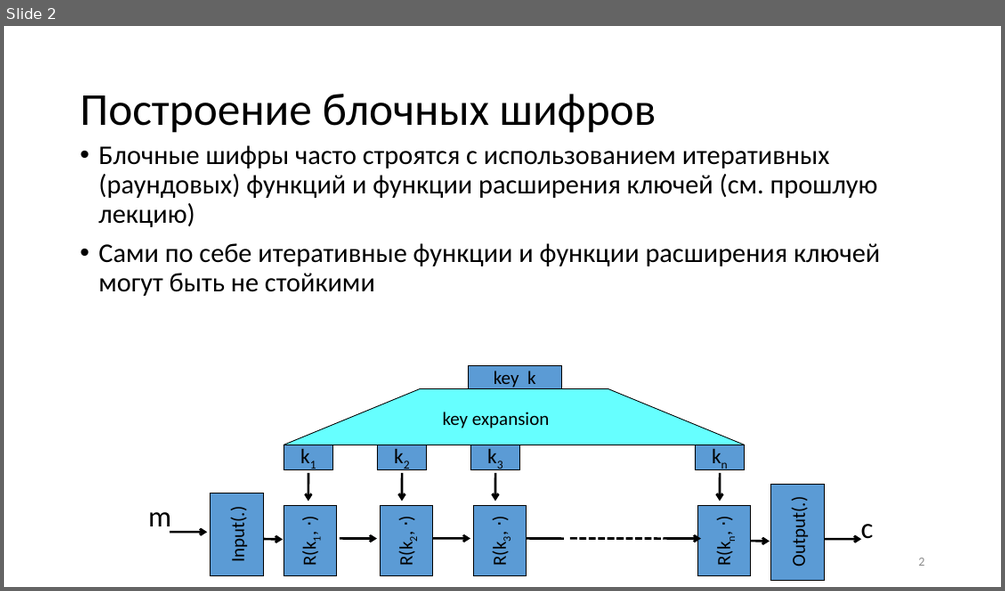
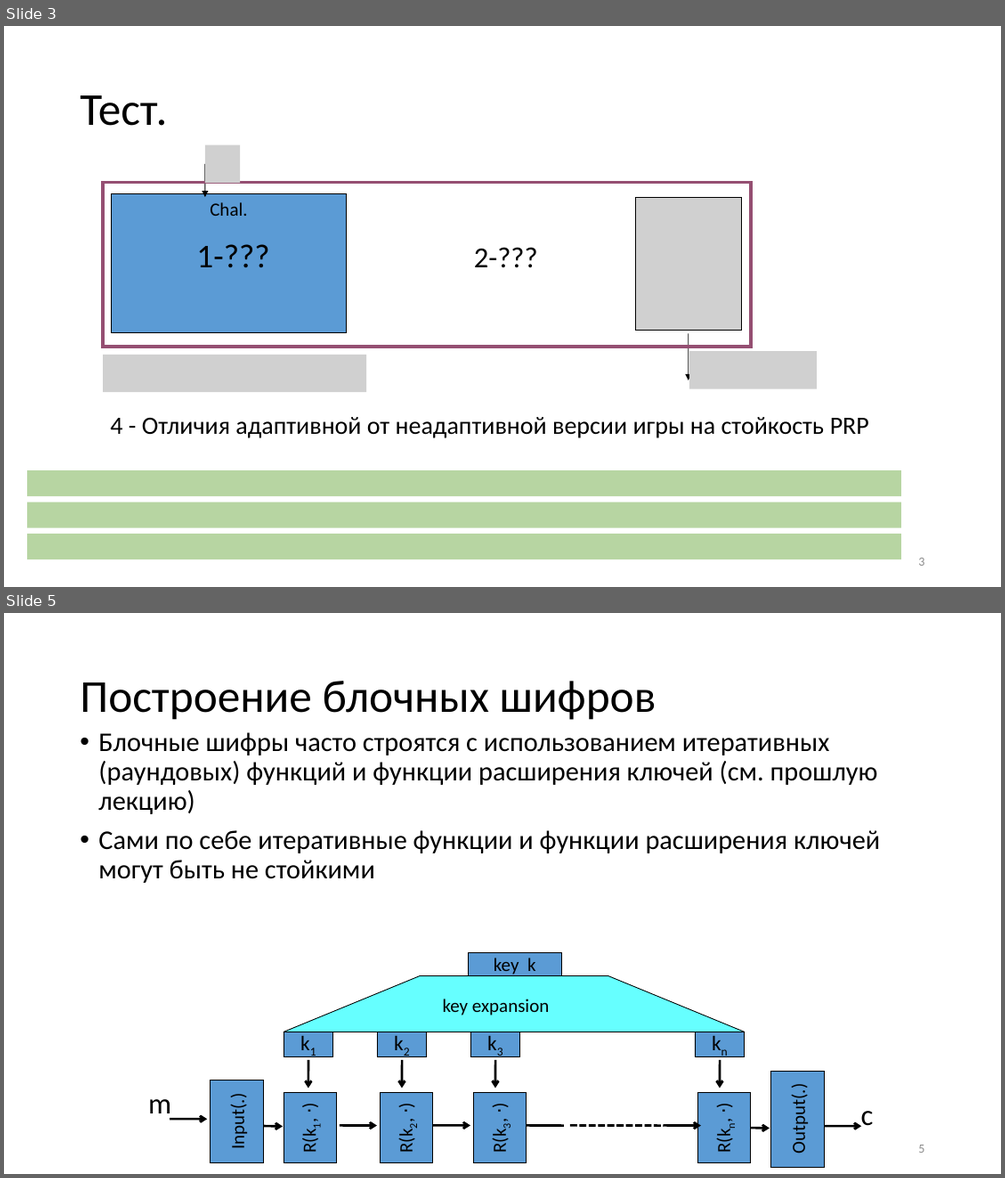
Before and after one commit to CryptoCourse/CryptoLectures, a slide deck: Lectures/Lecture5.pptx. Shown one above the other, each under a label of ours: slide 2 before the commit, slides 3 and 5 after it; the slides between them are not shown. The pictures are 1005x591 and 1005x1178 pixels, drawn with LibreOffice and Linux fonts; fonts in the diff are those of the drawing; grey boxes stand for pictures. Boxes give left, top, right and bottom in pixels: in the first picture for what was removed or moved away, otherwise in the second. Text is boxed around its words. In the diff, an @@ line names an element or a change of style, - is before the commit and + after.

```diff
--- a/Lectures/Lecture5.pptx
+++ b/Lectures/Lecture5.pptx
@@ slide 3 added at [4,26,1001,587], background #FFFFFF @@
@@ title added at [80,95,167,126], 44 pt, text #000000 @@
+Тест.
@@ picture added at [205,145,241,183] @@
@@ rectangle added at [103,183,751,346], outline #954F72 3 pt @@
@@ arrow added from (205, 164) to (205, 197), #000000 0.75 pt @@
@@ rectangle added at [111,193,347,332], fill #5B9BD5, outline #000000 0.75 pt, 18 pt, text #000000 @@
+Chal.
@@ picture added at [635,197,741,330] @@
@@ text added at [196,244,269,268], 32 pt, text #000000 @@
+1-???
@@ text added at [474,247,538,267], 28 pt, text #000000 @@
+2-???
@@ arrow added from (688, 333) to (688, 380), #000000 0.75 pt @@
@@ picture added at [103,354,367,392] @@
@@ picture added at [689,351,817,389] @@
@@ text added at [110,417,869,438], 24 pt, text #000000 @@
+4 - Отличия адаптивной от неадаптивной версии игры на стойкость PRP
@@ rectangle added at [27,470,901,496], fill #70AD47 at 50% opacity @@
@@ rectangle added at [27,501,901,528], fill #70AD47 at 50% opacity @@
@@ rectangle added at [27,534,901,560], fill #70AD47 at 50% opacity @@
@@ page number added at [918,557,924,565], 12 pt, text #8C8C8C @@
+3
@@ what was slide 2 is now slide 5 @@
@@ page number at [918,1144,924,1152]: text changed @@
-2
+5
```
Also in this commit, not shown: 1 slide changed, 3 other slides added, 1 other file.
